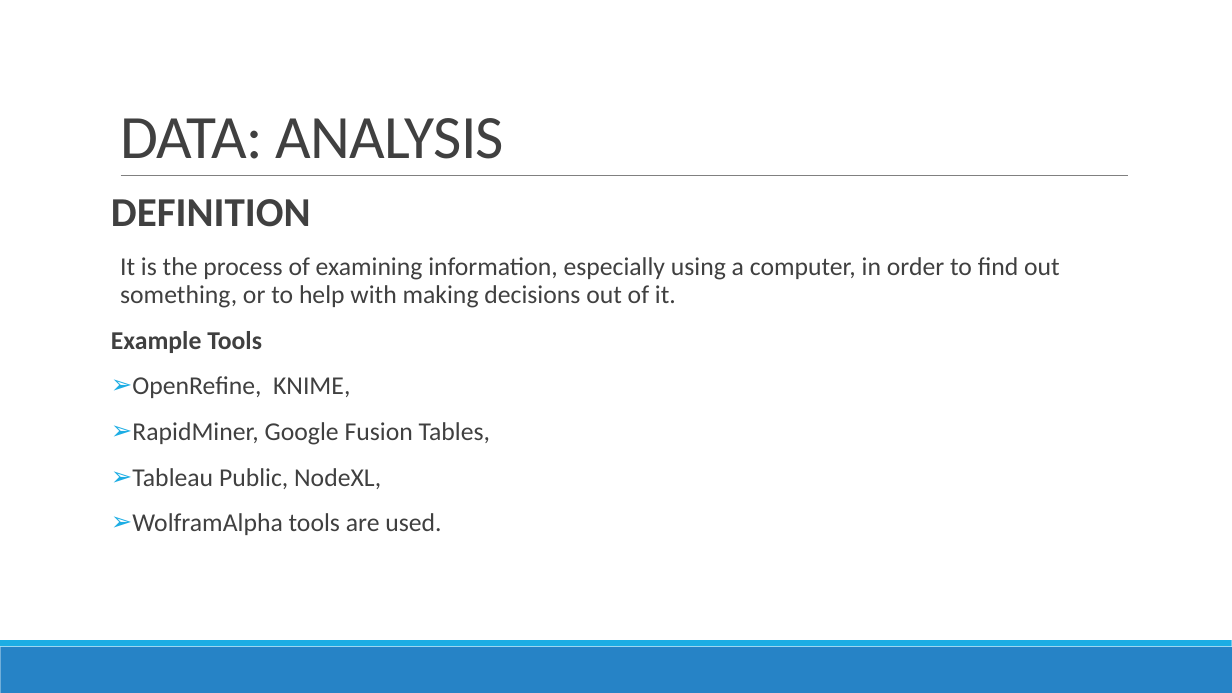
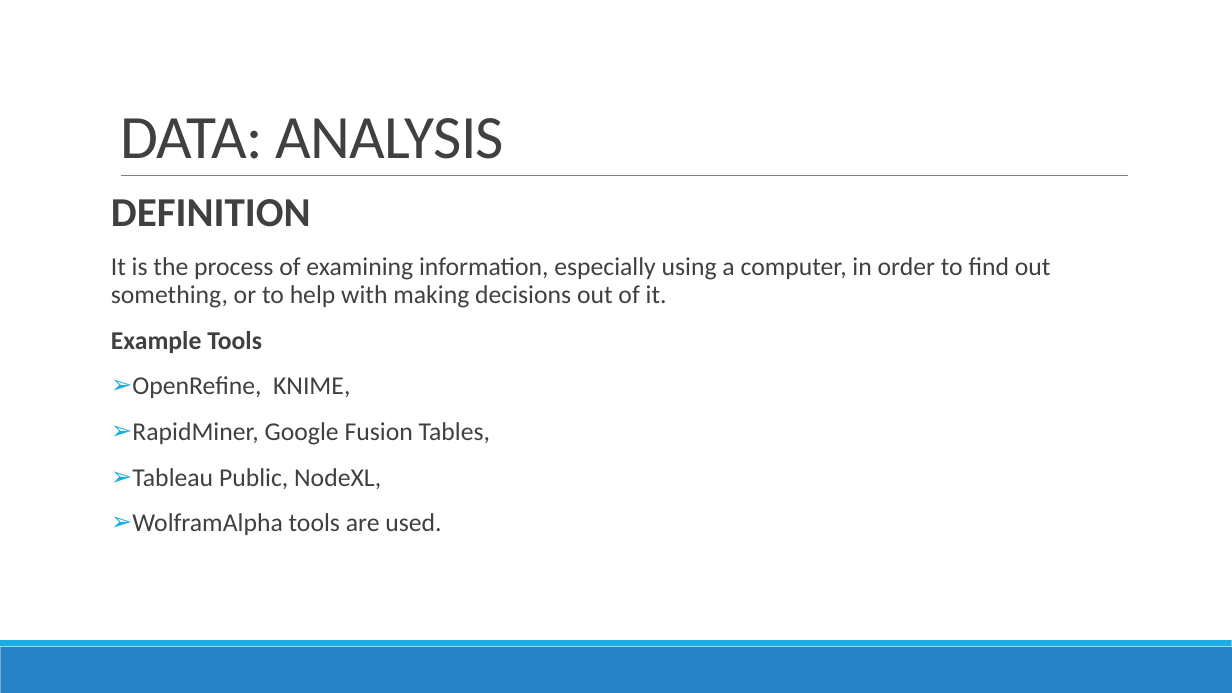
Before and after one commit to DistributedSystems-Fall2018-NEDUET/project-dist_sys, a slide deck: slide 11 of Project Interim Submission/Generic DS Framework.pptx. Drawn at 1232x693 pixels with LibreOffice and Linux fonts; fonts in the diff are those of the drawing. Boxes give left, top, right and bottom in pixels: in the first picture for what was removed or moved away, otherwise in the second. Text is boxed around its words. In the diff, an @@ line names an element or a change of style, - is before the commit and + after.

```diff
--- a/Project Interim Submission/Generic DS Framework.pptx
+++ b/Project Interim Submission/Generic DS Framework.pptx
@@ text at [111, 257, 1051, 308]: bullet   to none @@
```
Also in this commit, not shown: 3 other slides changed, 1 slide added.
